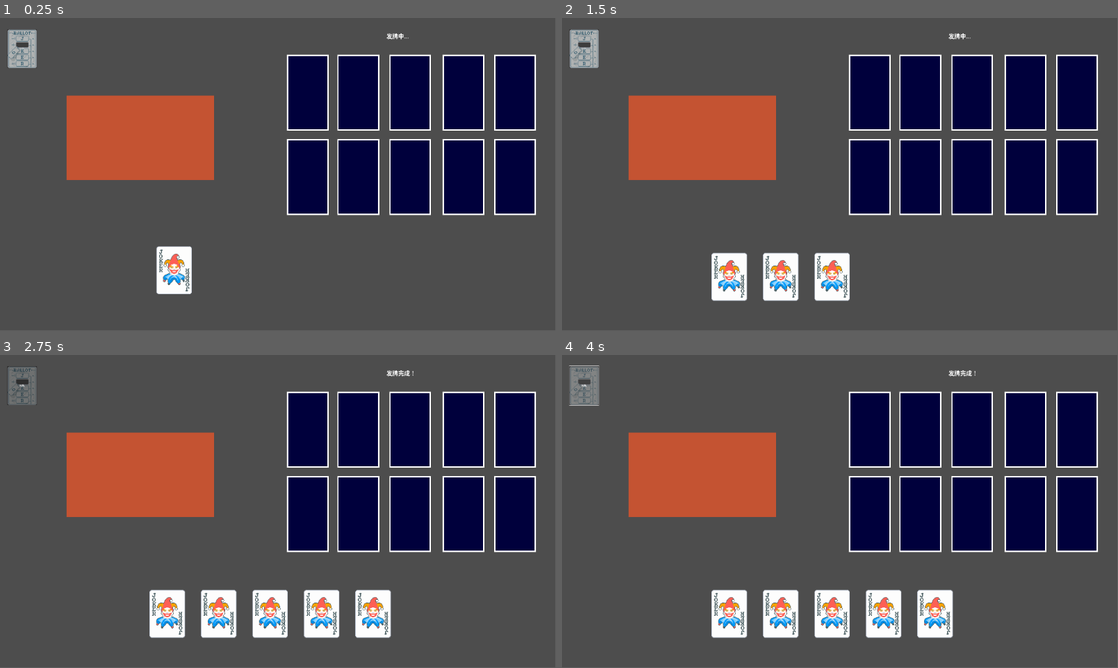
Above: before the commit, frames 1-4 (two rows, left to right).
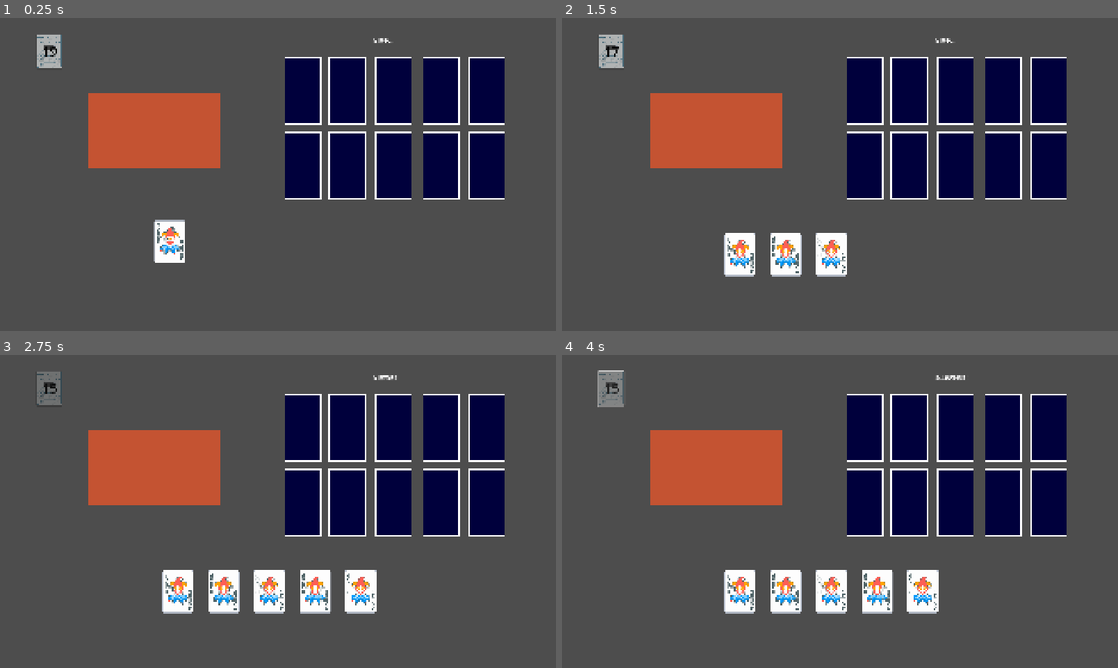
Above: after the commit, the same moments.

Repository: zjszxh/my
Game: Godot game, scene res://scn/main.tscn
The game is run twice, just before and just after one commit, with the same random seed, the same clock (stepped at 60 frames per second) and the same inputs. The project has no main scene, so this scene is started directly.
Inputs (mouse positions are in pixels of both pictures, inside the frame that each line leads up to; where the layout moved, square brackets give the same spot in the first picture):
- Up to frame 1 (0.25 s): no input
- Up to frame 2 (1.5 s): move the mouse to (962, 158) at 0.52 s; click (962, 158) at 0.67 s; drag from (728, 190) to (867, 93) at 1.27 s
- Up to frame 3 (2.75 s): move the mouse to (333, 442) at 2.02 s; click (333, 442) at 2.17 s
- Up to frame 4 (4 s): click (612, 389) [584, 386] at 2.75 s; click (612, 389) [584, 386] at 3.5 s
In our replay, the window is 799x449 before the commit and 800x450 after it. These sizes can differ from the game's own. Grey fills any space a smaller window leaves; there, only what the larger window draws over its background counts as a difference.

The runs differ from the first frame. In frame 1, 19% of the frame differs, in the area x 1-97%, y 3-89%; in frame 2, 21%; in frame 3, 24%; in frame 4, 24%, in the area x 1-97%, y 3-91%.

Commit message:
8.17update
debug

Diff:
--- a/train/project.godot
+++ b/train/project.godot
@@ -16,4 +16,7 @@
 
 [display]
 
+window/size/viewport_width=1920
+window/size/viewport_height=1080
+window/stretch/mode="canvas_items"
 window/vsync/vsync_mode=0
--- a/train/scn/main.tscn
+++ b/train/scn/main.tscn
@@ -8,11 +8,13 @@
 [sub_resource type="LabelSettings" id="LabelSettings_4hsr3"]
 font_size = 40
 
+[sub_resource type="LabelSettings" id="LabelSettings_gyckk"]
+font_size = 100
+font_color = Color(0, 0, 0, 1)
+
 [node name="main" type="Node2D"]
-scale = Vector2(0.57, 0.57)
-
-[node name="Camera2D" type="Camera2D" parent="."]
-zoom = Vector2(0.535, 0.535)
+position = Vector2(952, 500)
+scale = Vector2(0.45042, 0.45042)
 
 [node name="giveup" parent="." groups=["giveup"] instance=ExtResource("4_gyckk")]
 position = Vector2(-1435.09, -533.333)
@@ -72,18 +74,25 @@
 script = ExtResource("1_a14j1")
 
 [node name="CardDeck" type="Node2D" parent="."]
+position = Vector2(-1738.6, -856.141)
 
 [node name="Sprite2D" type="Sprite2D" parent="CardDeck"]
-position = Vector2(-1737.72, -852.62)
 scale = Vector2(1.42081, 1.42081)
 texture = ExtResource("4_b6phj")
+
+[node name="DeckCountLabel" type="Label" parent="CardDeck"]
+offset_left = -53.0648
+offset_top = -71.8826
+offset_right = 60.9352
+offset_bottom = 65.1174
+label_settings = SubResource("LabelSettings_gyckk")
+horizontal_alignment = 1
 
 [node name="DrawButton" type="Button" parent="."]
 offset_left = -1839.0
 offset_top = -988.0
 offset_right = -1638.0
 offset_bottom = -721.0
-text = "抽牌"
 
 [node name="CardContainer" type="Node2D" parent="."]
 position = Vector2(0, 700)
--- a/train/script/control.gd
+++ b/train/script/control.gd
@@ -1,27 +1,43 @@
-
 extends Node2D
+
+# 使用 @onready 确保节点在脚本准备好后被正确引用。
+# "../" 表示向上移动到父节点，然后寻找指定名称的子节点。
+# 这样无论脚本挂载在哪个子节点上，只要路径正确，都能找到这些节点。
 @onready var label: Label = $"../Label"
 @onready var card_deck: Node2D = $"../CardDeck"
 @onready var draw_button: Button = $"../DrawButton"
 @onready var card_container: Node2D = $"../CardContainer"
-
-
-
-var card_being_dragged
+@onready var deck_count_label: Label = $"../CardDeck/DeckCountLabel"
+
+
+# 用于存储正在拖动的卡牌节点。
+var card_being_dragged: Node2D = null
+# 存储鼠标点击卡牌时的偏移量，用于拖拽时保持卡牌位置稳定。
 var drag_offset = Vector2.ZERO
+# 记录卡牌在开始拖拽时是否在卡槽中。
 var was_in_slot_at_start = false
-
+# 存储卡牌被拿起时的全局位置，用于飞回操作。
+var original_position = Vector2.ZERO
+
+# 使用 preload 预加载卡牌场景，可以提高加载速度。
 var card_scene = preload("res://scn/card.tscn")
+# 定义每次发牌的数量，使用 const (常量) 表示这个值不会改变。
 const DEAL_COUNT = 5
+# 跟踪场上已发出的卡牌数量，初始为0。
 var cards_on_field = 0
 
+# 定义牌堆的总卡牌数量。
+const DECK_SIZE = 20
+# 跟踪牌堆中剩余的卡牌数量。
+var cards_in_deck = DECK_SIZE
+
+
+# 一个空数组，用于存储每张卡牌的目标位置（相对于 CardContainer）。
 var initial_card_local_positions = []
 
+# _ready() 是 Godot 的内置函数，在节点及其子节点进入场景树后只执行一次。
 func _ready() -> void:
-	# 将按钮的 "pressed" 信号连接到发牌函数
-	#draw_button.pressed.connect(deal_cards)
-
-	# 新增：直接计算卡牌相对于 CardContainer 的局部位置
+	# --- 准备工作：计算卡牌的排列位置 ---
 	var card_width = 100
 	var card_spacing = 250
 
@@ -33,24 +49,38 @@
 		var target_position = Vector2(start_x + i * (card_width + card_spacing), start_y)
 		initial_card_local_positions.append(target_position)
 
-	# 🌟 新增：在游戏开始时自动调用发牌函数
+	# 在游戏开始时自动调用发牌函数。
 	deal_cards()
-
+	# 首次调用更新牌堆数量的函数。
+	update_deck_count_label()
+
+# 更新牌堆上显示剩余卡牌数量的函数。
+func update_deck_count_label():
+	deck_count_label.text = str(cards_in_deck)
+
+# 处理发牌逻辑的函数。
 func deal_cards() -> void:
+	# 修复了快速弃牌后按钮无法点击的 bug。
+	# 只有当牌堆不为空，并且场上没有卡牌时才开始发牌。
+	if cards_in_deck <= 0:
+		label.text = "牌堆已空！"
+		draw_button.disabled = true
+		return
+
 	if cards_on_field > 0:
+		label.text = "场上已有卡牌！"
 		return
 
 	draw_button.disabled = true
 	label.text = "发牌中..."
 
 	for i in range(DEAL_COUNT):
+		if cards_in_deck <= 0:
+			break
+
 		var new_card = card_scene.instantiate()
 		card_container.add_child(new_card)
-
-		# 新增：将新卡牌添加到 "cards" 组
 		new_card.add_to_group("cards")
-
-		# 将卡牌的初始位置设置为牌堆的全局位置
 		new_card.global_position = card_deck.global_position
 
 		var target_position_local = initial_card_local_positions[i]
@@ -60,72 +90,126 @@
 		tween.tween_property(new_card, "position", target_position_local, 0.5)
 
 		cards_on_field += 1
+		cards_in_deck -= 1
+		update_deck_count_label()
 
 		await tween.finished
 
 	draw_button.disabled = false
 	label.text = "发牌完成！"
 
+# _input() 是 Godot 的内置函数，用于处理所有输入事件。
 func _input(event: InputEvent) -> void:
 	if event is InputEventMouseButton and event.button_index == MOUSE_BUTTON_LEFT:
 		if event.pressed:
-			var card = raycast_check_card()
-			if card:
-				card_being_dragged = card
-				drag_offset = get_global_mouse_position() - card.global_position
-				was_in_slot_at_start = card_being_dragged.is_in_group("card_slots")
-			else:
-				card_being_dragged = null
-
+			_handle_card_drag_start()
 		else:
-			if card_being_dragged:
-				var overlapping_areas = card_being_dragged.get_overlapping_areas()
-				var dropped_in_slot = false
-				var discarded = false
-
-				for area in overlapping_areas:
-					if area.is_in_group("card_slots"):
-						var card_collision_shape = card_being_dragged.find_child("CollisionShape2D")
-						var slot_collision_shape = area.find_child("CollisionShape2D")
-
-						if card_collision_shape and slot_collision_shape:
-							var card_rect = card_collision_shape.get_global_transform() * card_collision_shape.shape.get_rect()
-							var slot_rect = slot_collision_shape.get_global_transform() * slot_collision_shape.shape.get_rect()
-
-							var card_center = card_rect.position + card_rect.size / 2.0
-							var slot_center = slot_rect.position + slot_rect.size / 2.0
-
-							var move_vector = slot_center - card_center
-							card_being_dragged.global_position += move_vector
-							card_being_dragged.z_index = area.z_index + 1
-
-							dropped_in_slot = true
-
-							if not was_in_slot_at_start:
-								label.text = "你放置了一张卡牌"
-								card_being_dragged.add_to_group("card_slots")
-								cards_on_field -= 1
-
-							break
-
-					if area.is_in_group("giveup"):
-						card_being_dragged.queue_free()
-						discarded = true
-						label.text = "你弃掉了一张卡牌"
-						cards_on_field -= 1
-						break
-
-				if not dropped_in_slot and not discarded and was_in_slot_at_start:
-					label.text = "你移出了一张卡牌"
-					card_being_dragged.remove_from_group("card_slots")
-
-			card_being_dragged = null
-
-
-	if event is InputEventMouseMotion:
-		if card_being_dragged:
-			card_being_dragged.global_position = get_global_mouse_position() - drag_offset
-
+			_handle_card_drop()
+
+	elif event is InputEventMouseMotion and card_being_dragged:
+		_handle_card_drag_motion()
+
+# 处理卡牌拖拽开始的逻辑。
+func _handle_card_drag_start():
+	var card = raycast_check_card()
+	if card:
+		card_being_dragged = card
+		drag_offset = get_global_mouse_position() - card.global_position
+		was_in_slot_at_start = card_being_dragged.is_in_group("card_slots")
+		original_position = card.global_position
+
+# 处理卡牌拖拽过程中的逻辑。
+func _handle_card_drag_motion():
+	# 确保有卡牌正在被拖拽。
+	if not card_being_dragged:
+		return
+
+	var viewport_size = get_viewport().size
+	var card_sprite = card_being_dragged.get_node("CardSprite")
+	if not is_instance_valid(card_sprite) or not card_sprite.get_texture():
+		return
+	var card_size = card_sprite.get_texture().get_size()
+
+	var new_position = get_global_mouse_position() - drag_offset
+
+	var half_card_size = card_size / 2.0
+
+	var clamped_x = clamp(new_position.x, half_card_size.x, viewport_size.x - half_card_size.x)
+	var clamped_y = clamp(new_position.y, half_card_size.y, viewport_size.y - half_card_size.y)
+
+	card_being_dragged.global_position = Vector2(clamped_x, clamped_y)
+
+# 处理卡牌被丢弃的逻辑，是 _input 函数的核心优化部分。
+func _handle_card_drop():
+	if not card_being_dragged:
+		return
+
+	var current_card = card_being_dragged
+	card_being_dragged = null
+
+	var overlapping_areas = current_card.get_overlapping_areas()
+	var dropped_in_slot = false
+	var discarded = false
+	var card_rect = current_card.get_global_transform() * current_card.get_node("CardSprite").get_rect()
+
+	for area in overlapping_areas:
+		# 检查是否落在卡槽。
+		if area.is_in_group("card_slots"):
+			var slot_rect = _get_collision_rect(area)
+			if slot_rect:
+				var card_center = card_rect.position + card_rect.size / 2.0
+				var slot_center = slot_rect.position + slot_rect.size / 2.0
+				var move_vector = slot_center - card_center
+				current_card.global_position += move_vector
+				current_card.z_index = area.z_index + 1
+				dropped_in_slot = true
+
+				if not was_in_slot_at_start:
+					label.text = "你放置了一张卡牌"
+					current_card.add_to_group("card_slots")
+					cards_on_field -= 1
+				break
+
+		# 检查是否落在弃牌区。
+		elif area.is_in_group("giveup"):
+			var giveup_rect = _get_collision_rect(area)
+			# 🌟 新的逻辑: 检查弃牌区是否完全包含了卡牌的矩形。
+			if giveup_rect.encloses(card_rect):
+				discarded = true
+				_play_dissolve_animation(current_card)
+				break
+
+	# 如果没有落在任何有效区域，则飞回原位。
+	if not dropped_in_slot and not discarded:
+		label.text = "卡牌被移出，飞回原位！"
+		var tween = create_tween()
+		tween.set_ease(Tween.EASE_OUT).set_trans(Tween.TRANS_QUART)
+		tween.tween_property(current_card, "global_position", original_position, 0.3)
+
+# 播放卡牌溶解动画的私有函数。
+func _play_dissolve_animation(card_to_dissolve: Node2D):
+	card_to_dissolve.z_index = 100
+	var tween = create_tween()
+	tween.set_ease(Tween.EASE_IN).set_trans(Tween.TRANS_QUAD)
+
+	tween.tween_property(card_to_dissolve, "scale", Vector2.ZERO, 0.5)
+	tween.tween_property(card_to_dissolve, "modulate", Color(1, 1, 1, 0), 0.5)
+
+	await tween.finished
+
+	card_to_dissolve.queue_free()
+
+	label.text = "你弃掉了一张卡牌"
+	cards_on_field -= 1
+
+# 辅助函数：安全地获取碰撞体的全局矩形。
+func _get_collision_rect(area: Area2D) -> Rect2:
+	var shape_node = area.find_child("CollisionShape2D")
+	if shape_node and shape_node.shape:
+		return shape_node.get_global_transform() * shape_node.shape.get_rect()
+	return Rect2()
+
+# 射线检测函数，用于判断鼠标下方是否有卡牌。
 func raycast_check_card():
 	var space_state = get_world_2d().direct_space_state
 	var parameters = PhysicsPointQueryParameters2D.new()
@@ -152,4 +236,3 @@
 					top_card = current_card
 
 	return top_card
-	#提交github
Not shown: 1 places in train/scn/main.tscn that only renumber resources
